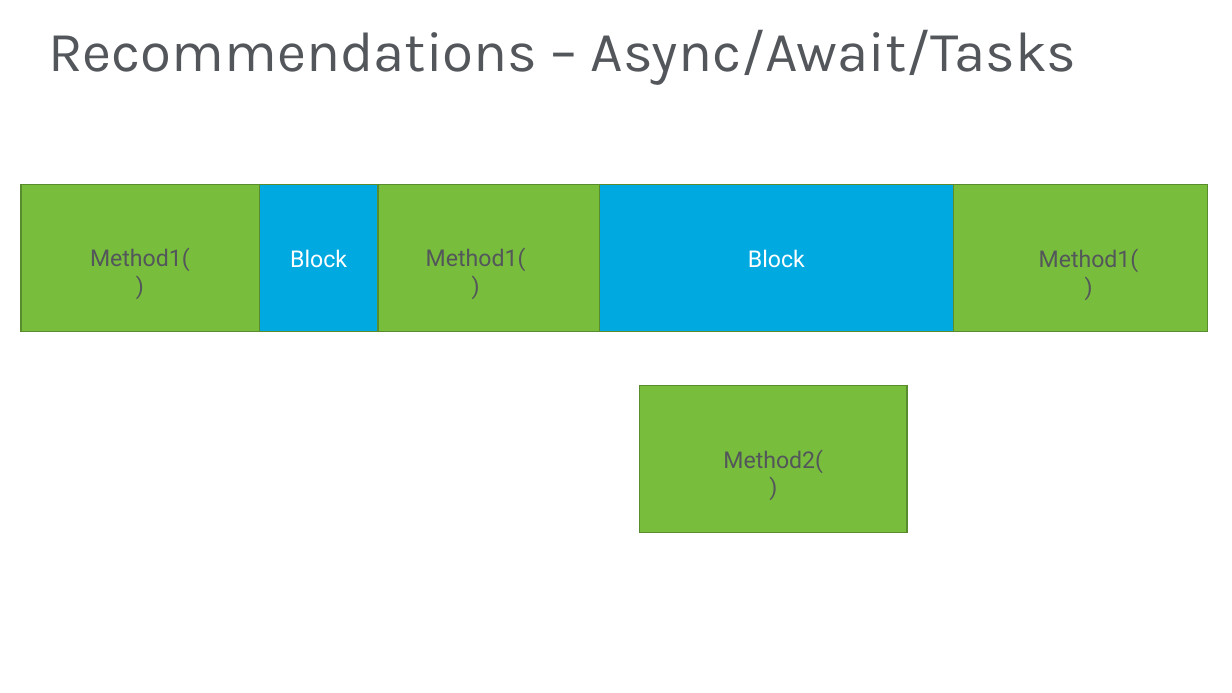
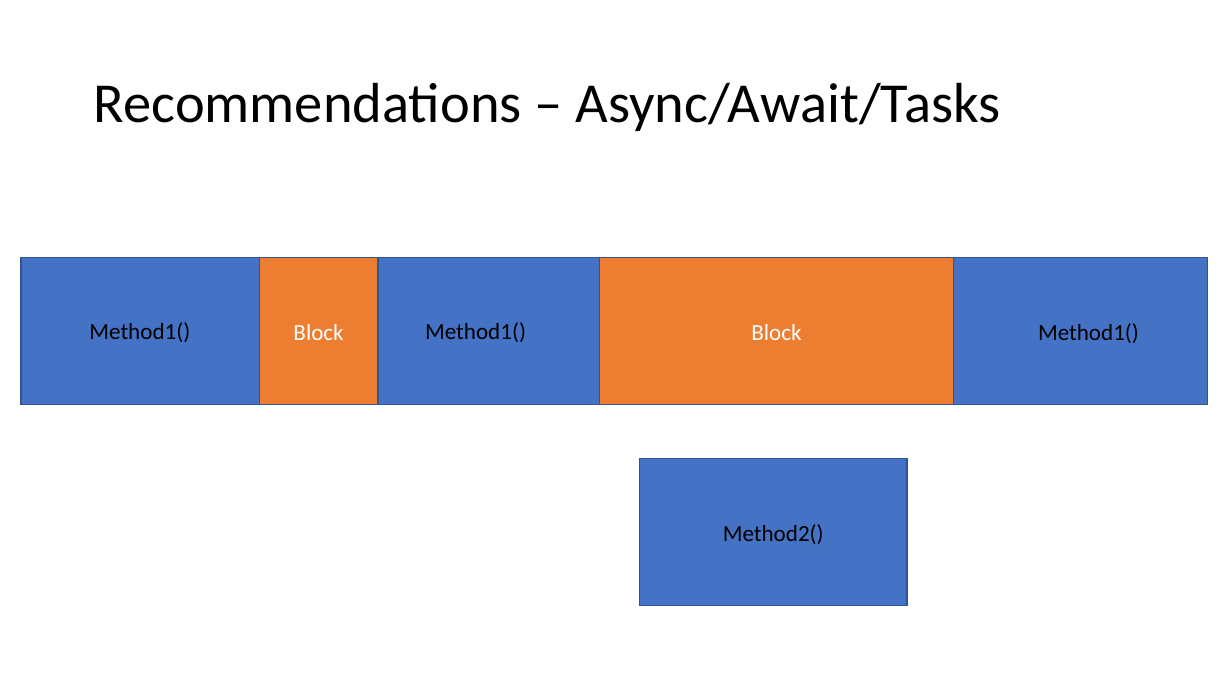
Before and after one commit to JasonBock/Presentations, a slide deck: slide 29 of Concurrent Programming in .NET.pptx. Drawn at 1232x693 pixels with LibreOffice and Linux fonts; fonts in the diff are those of the drawing; background and template pictures are left out. Boxes give left, top, right and bottom in pixels: in the first picture for what was removed or moved away, otherwise in the second. Text is boxed around its words. In the diff, an @@ line names an element or a change of style, - is before the commit and + after.

```diff
--- a/Concurrent Programming in .NET.pptx
+++ b/Concurrent Programming in .NET.pptx
@@ title "Recommendations – Async/Await/Tasks": place and size @@
-title "Recommendations – Async/Await/Tasks" at box(48, 29, 1077, 85)
+title "Recommendations – Async/Await/Tasks" at box(94, 82, 1000, 131)
@@ title "Recommendations – Async/Await/Tasks" at box(94, 82, 1000, 131): font Karla to Calibri, text colour #53565A to #000000 @@
@@ rectangle at box(21, 258, 1208, 405): fill #78BE3C to #4472C4; outline #598D2C 1 pt to #325491 1 pt @@
@@ rectangle "Block" at box(260, 258, 378, 405): font Roboto to Calibri; fill #00A9E0 to #ED7D31; outline #598D2C 1 pt to #325491 1 pt @@
@@ rectangle "Block" at box(600, 258, 954, 405): font Roboto to Calibri; fill #00A9E0 to #ED7D31; outline #598D2C 1 pt to #325491 1 pt @@
@@ 4 rectangles, 4 texts: place and size @@
-4 rectangles, 4 texts at box(21, 185, 1208, 533)
+4 rectangles, 4 texts at box(21, 258, 1208, 606)
@@ rectangle at box(640, 459, 908, 606): fill #78BE3C to #4472C4; outline #598D2C 1 pt to #325491 1 pt @@
@@ font Roboto to Calibri, text colour #53565A to #000000 in 4 elements at box(89, 322, 190, 342), box(425, 322, 526, 342), box(1038, 323, 1139, 343), box(723, 524, 824, 544) @@
```
Also in this commit, not shown: 51 other slides changed, 3 slides added, 4 slides removed.
